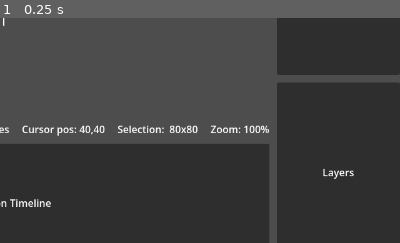
Above: before the commit, frame 1.
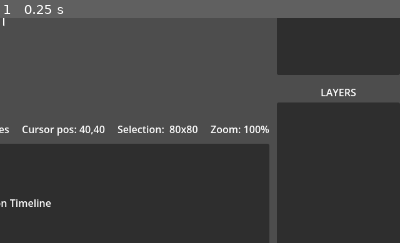
Above: after the commit, the same moment.

Repository: erlog135/Ripple
Game: Godot game, scene res://scenes/Editor.tscn
The game is run twice, just before and just after one commit, with the same random seed, the same clock (stepped at 60 frames per second) and the same inputs.
Inputs:
- Up to frame 1 (0.25 s): no input
The pictures show only the part of the screen within x 50-100%, y 40-90%; the shares and areas given below are measured in that part.

The runs differ from the first frame. In frame 1, 2.7% of the frame differs, in the area x 69-100%, y 28-72%.

Commit message:
add layer/command parsing

Diff:
--- a/scenes/Editor.tscn
+++ b/scenes/Editor.tscn
@@ -4,6 +4,7 @@
 [ext_resource type="PackedScene" uid="uid://dsun2824rmyw3" path="res://scenes/interface/CanvasArea.tscn" id="2_3kl07"]
 [ext_resource type="PackedScene" uid="uid://dkotjhm13dn23" path="res://scenes/interface/aux_windows/ToolsWindow.tscn" id="2_diyc1"]
 [ext_resource type="PackedScene" uid="uid://da7bxcr1u5aj" path="res://scenes/interface/aux_windows/FillStrokeWindow.tscn" id="3_wmxca"]
+[ext_resource type="PackedScene" uid="uid://dwex3u1hmrm4m" path="res://scenes/interface/aux_windows/LayerWindow.tscn" id="4_u6trk"]
 
 [node name="Editor" type="Control" unique_id=1840015314]
 layout_mode = 3
@@ -110,21 +111,10 @@
 horizontal_alignment = 1
 vertical_alignment = 1
 
-[node name="Layers" type="Panel" parent="VBoxContainer/BusyArea/Panels/RightPanel" unique_id=1039252092]
-custom_minimum_size = Vector2(0, 40)
+[node name="LayerWindow" parent="VBoxContainer/BusyArea/Panels/RightPanel" unique_id=1039252092 instance=ExtResource("4_u6trk")]
+clip_contents = true
 layout_mode = 2
 size_flags_vertical = 3
-
-[node name="Label" type="Label" parent="VBoxContainer/BusyArea/Panels/RightPanel/Layers" unique_id=1029746139]
-layout_mode = 1
-anchors_preset = 15
-anchor_right = 1.0
-anchor_bottom = 1.0
-grow_horizontal = 2
-grow_vertical = 2
-text = "Layers"
-horizontal_alignment = 1
-vertical_alignment = 1
 
 [node name="Hints" type="Panel" parent="VBoxContainer" unique_id=1272784267]
 custom_minimum_size = Vector2(0, 40)
--- a/scenes/interface/aux_windows/LayerWindow.tscn
+++ b/scenes/interface/aux_windows/LayerWindow.tscn
@@ -31,5 +31,5 @@
 grow_horizontal = 2
 grow_vertical = 2
 allow_search = false
+hide_folding = true
 hide_root = true
-drop_mode_flags = 2
--- a/scenes/interface/aux_windows/layer_window.gd
+++ b/scenes/interface/aux_windows/layer_window.gd
@@ -1,15 +1,177 @@
 extends Control
 
+const SHOW_ICON = preload("res://assets/icons/show.png")
+const HIDE_ICON = preload("res://assets/icons/hide.png")
+const VISIBILITY_BUTTON_ID := 1
+
 @onready var tree: Tree = $Tree
+var _display_command_indices: Array[int] = []
 
-# Called when the node enters the scene tree for the first time.
 func _ready() -> void:
-	var root = tree.create_item()
-	tree.add_child(root)
+	tree.columns = 2
+	tree.hide_root = true
+	tree.select_mode = Tree.SELECT_ROW
+	tree.drop_mode_flags = Tree.DROP_MODE_DISABLED
+	tree.set_column_custom_minimum_width(1, 24)
+	tree.set_column_expand(1, false)
+	tree.set_drag_forwarding(
+		Callable(self, "_tree_get_drag_data"),
+		Callable(self, "_tree_can_drop_data"),
+		Callable(self, "_tree_drop_data"),
+	)
+	tree.button_clicked.connect(_on_tree_button_clicked)
 
-	var layer1 = tree.create_item(root)
-	layer1.set_text(0, "Layer 1")
-	var layer2 = tree.create_item(root)
-	layer2.set_text(0, "Layer 2")
-	var layer3 = tree.create_item(root)
-	layer3.set_text(0, "Layer 3")
+	ProjectData.data_changed.connect(_on_data_changed)
+	_rebuild_tree()
+
+
+func _on_data_changed(_by_user: bool) -> void:
+	_rebuild_tree()
+
+
+func _rebuild_tree() -> void:
+	tree.clear()
+	var root := tree.create_item()
+
+	var image: DrawCommandImage = ProjectData.get_current_image()
+	if image == null:
+		_display_command_indices.clear()
+		return
+
+	var commands: Array = image.commands
+	_sync_display_indices(commands.size())
+
+	for command_idx in _display_command_indices:
+		var cmd: DrawCommand = commands[command_idx]
+		var item := tree.create_item(root)
+		item.set_text(0, _layer_name_for_command(cmd))
+		item.set_metadata(0, command_idx)
+		item.add_button(
+			1,
+			SHOW_ICON if not cmd.hidden else HIDE_ICON,
+			VISIBILITY_BUTTON_ID,
+			false,
+			"Visibility",
+		)
+
+
+func _sync_display_indices(command_count: int) -> void:
+	if _display_command_indices.size() != command_count:
+		_display_command_indices = _make_default_display_indices(command_count)
+		return
+
+	var expected := _make_default_display_indices(command_count)
+	var seen := {}
+	for idx in _display_command_indices:
+		if not (idx is int):
+			_display_command_indices = expected
+			return
+		if idx < 0 or idx >= command_count:
+			_display_command_indices = expected
+			return
+		if seen.has(idx):
+			_display_command_indices = expected
+			return
+		seen[idx] = true
+
+	if seen.size() != command_count:
+		_display_command_indices = expected
+
+
+func _make_default_display_indices(command_count: int) -> Array[int]:
+	var indices: Array[int] = []
+	for idx in range(command_count - 1, -1, -1):
+		indices.append(idx)
+	return indices
+
+
+func _layer_name_for_command(cmd: DrawCommand) -> String:
+	var openness := "open" if cmd.path_open else "closed"
+	if cmd.draw_type == DrawCommand.Type.CIRCLE:
+		return "r %d %s circle" % [cmd.circle_radius, openness]
+	return "%d pt %s command" % [cmd.points.size(), openness]
+
+
+func _tree_get_drag_data(at_position: Vector2) -> Variant:
+	var item := tree.get_item_at_position(at_position)
+	if item == null:
+		return null
+
+	var command_idx: Variant = item.get_metadata(0)
+	if command_idx == null:
+		return null
+
+	var preview := Label.new()
+	preview.text = item.get_text(0)
+	tree.set_drag_preview(preview)
+	return {"command_index": int(command_idx)}
+
+
+func _tree_can_drop_data(at_position: Vector2, data: Variant) -> bool:
+	if data == null or not (data is Dictionary) or not data.has("command_index"):
+		tree.drop_mode_flags = Tree.DROP_MODE_DISABLED
+		return false
+
+	tree.drop_mode_flags = Tree.DROP_MODE_INBETWEEN
+	var drop_item := tree.get_item_at_position(at_position)
+	var drop_section := tree.get_drop_section_at_position(at_position)
+	var can_drop := drop_item != null and (drop_section == -1 or drop_section == 1)
+	if not can_drop:
+		tree.drop_mode_flags = Tree.DROP_MODE_DISABLED
+	return can_drop
+
+
+func _tree_drop_data(at_position: Vector2, data: Variant) -> void:
+	if data == null or not (data is Dictionary):
+		tree.drop_mode_flags = Tree.DROP_MODE_DISABLED
+		return
+	if not data.has("command_index"):
+		tree.drop_mode_flags = Tree.DROP_MODE_DISABLED
+		return
+
+	var source_command_idx := int(data["command_index"])
+	var source_display_idx := _display_command_indices.find(source_command_idx)
+	if source_display_idx == -1:
+		tree.drop_mode_flags = Tree.DROP_MODE_DISABLED
+		return
+
+	var drop_item := tree.get_item_at_position(at_position)
+	if drop_item == null:
+		tree.drop_mode_flags = Tree.DROP_MODE_DISABLED
+		return
+
+	var target_command_meta: Variant = drop_item.get_metadata(0)
+	if target_command_meta == null:
+		tree.drop_mode_flags = Tree.DROP_MODE_DISABLED
+		return
+
+	var target_display_idx := _display_command_indices.find(int(target_command_meta))
+	if target_display_idx == -1:
+		tree.drop_mode_flags = Tree.DROP_MODE_DISABLED
+		return
+
+	var drop_section := tree.get_drop_section_at_position(at_position)
+	if drop_section == 1:
+		target_display_idx += 1
+
+	if target_display_idx > source_display_idx:
+		target_display_idx -= 1
+
+	if target_display_idx == source_display_idx:
+		tree.drop_mode_flags = Tree.DROP_MODE_DISABLED
+		return
+
+	_display_command_indices.remove_at(source_display_idx)
+	_display_command_indices.insert(target_display_idx, source_command_idx)
+	tree.drop_mode_flags = Tree.DROP_MODE_DISABLED
+	_rebuild_tree()
+
+
+func _on_tree_button_clicked(
+	_item: TreeItem,
+	_column: int,
+	_id: int,
+	_mouse_button_index: int,
+) -> void:
+	# Visibility controls are display-only for now.
+	pass
